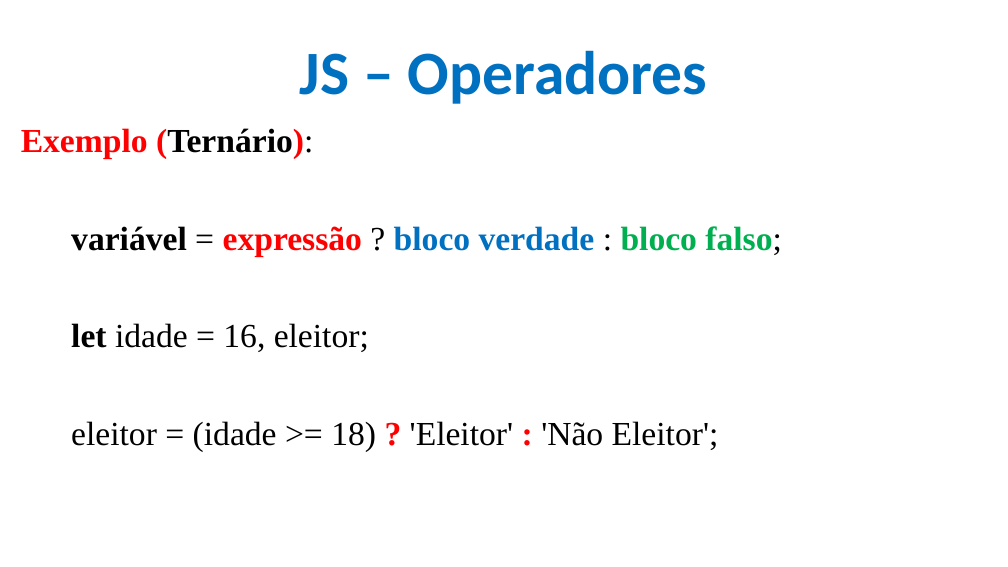
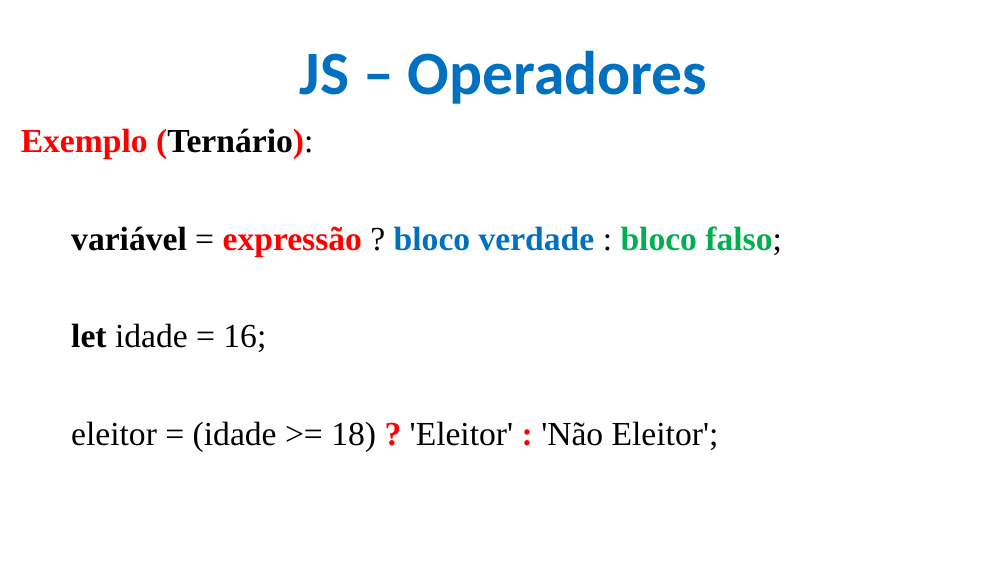
Before and after one commit to CloudEducationBrazil/WydenDesenvolvimentoWebPHP, a slide deck: slide 16 of 01 Classes/Aula 09 Desenvolvimento Web PHP - JS.pptx. Drawn at 1008x567 pixels with LibreOffice and Linux fonts; fonts in the diff are those of the drawing; background and template pictures are left out. Boxes give left, top, right and bottom in pixels: in the first picture for what was removed or moved away, otherwise in the second. Text is boxed around its words. In the diff, an @@ line names an element or a change of style, - is before the commit and + after.

```diff
--- a/01 Classes/Aula 09 Desenvolvimento Web PHP - JS.pptx
+++ b/01 Classes/Aula 09 Desenvolvimento Web PHP - JS.pptx
@@ text at box(71, 323, 266, 352): text changed @@
-let idade = 16, eleitor;
+let idade = 16;
```
Also in this commit, not shown: 1 other slide changed.
